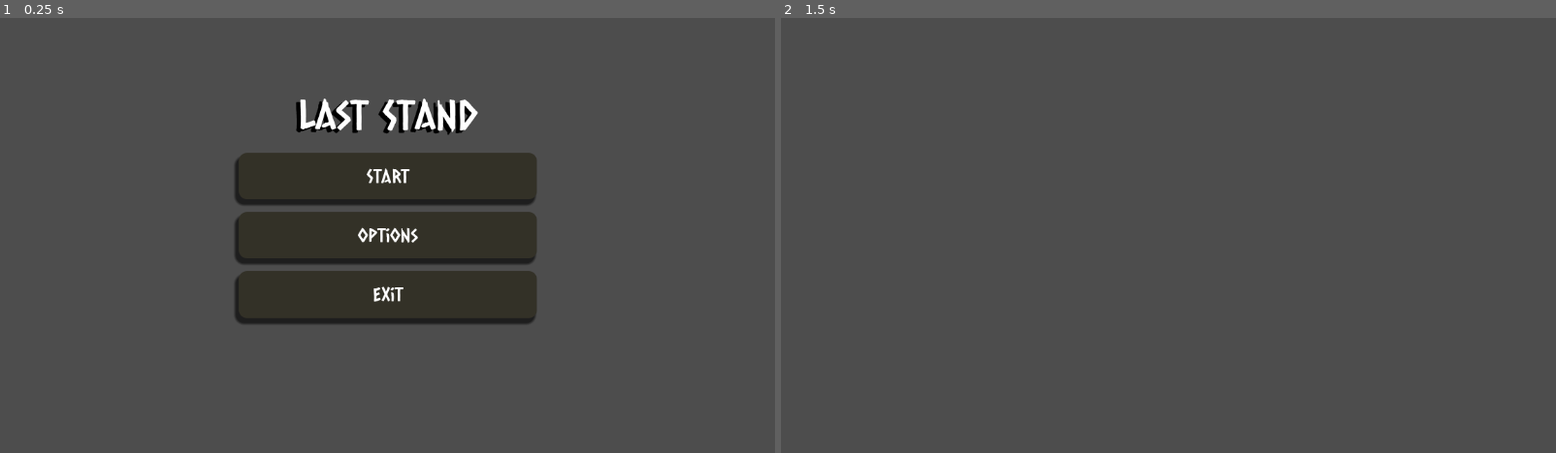
Above: before the commit, frames 1-2 (left to right).
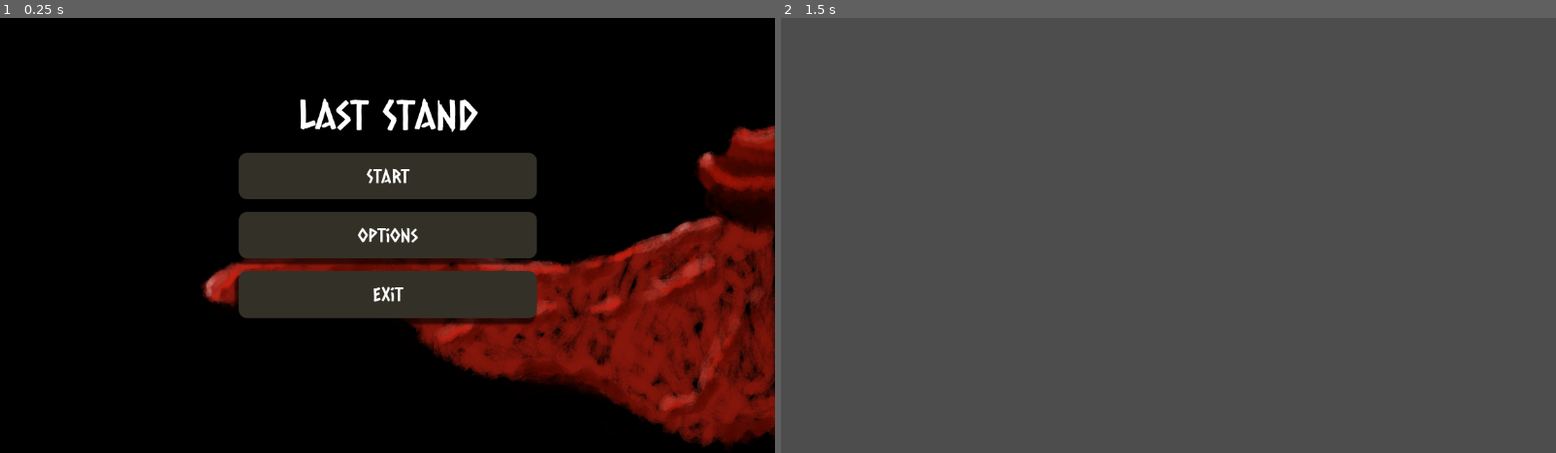
Above: after the commit, the same moments.

Repository: oZep/LastStand
Game: Godot game, scene res://scenes/mainMenu.tscn
Two runs of this game, one before a commit and one after it. Both use one fixed random seed, a clock stepped at 60 frames per second and the inputs below.
Inputs:
- Up to frame 1 (0.25 s): no input
- Up to frame 2 (1.5 s): click "Start" at 0.5 s; tap Enter at 1.25 s

The runs differ from the first frame. In frame 1, 87% of the frame differs, in the area x 0-100%, y 0-100%; in frame 2, nothing differs.

Commit message:
Finished Start Menu

Diff:
--- a/laststand/scenes/mainMenu.tscn
+++ b/laststand/scenes/mainMenu.tscn
@@ -1,10 +1,11 @@
-[gd_scene load_steps=8 format=3 uid="uid://53ba60nsbcys"]
+[gd_scene load_steps=9 format=3 uid="uid://53ba60nsbcys"]
 
 [ext_resource type="Script" uid="uid://f1ls2lg1ht68" path="res://scenes/main_menu.gd" id="1_3d1i7"]
 [ext_resource type="FontFile" uid="uid://uq05p51862bf" path="res://fonts/CaesarDressing-Regular.ttf" id="1_qkhwq"]
+[ext_resource type="Texture2D" uid="uid://ckwpym87qthpr" path="res://assets/LastStand_MainMenu.png" id="2_48ign"]
 
 [sub_resource type="StyleBoxTexture" id="StyleBoxTexture_3d1i7"]
-modulate_color = Color(0.11619, 0.115344, 0.108038, 1)
+texture = ExtResource("2_48ign")
 
 [sub_resource type="StyleBoxFlat" id="StyleBoxFlat_c7uy4"]
 bg_color = Color(0.200729, 0.191486, 0.154057, 1)
Binary file added: laststand/assets/LastStand_MainMenu.png
Not shown, added: laststand/assets/LastStand_MainMenu.png.import
